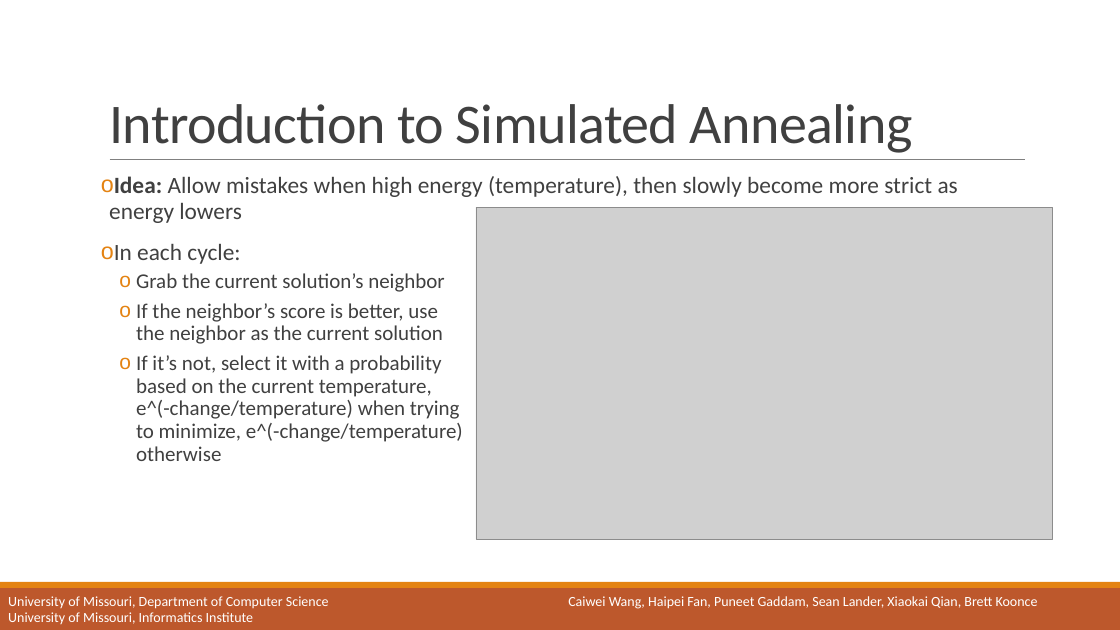
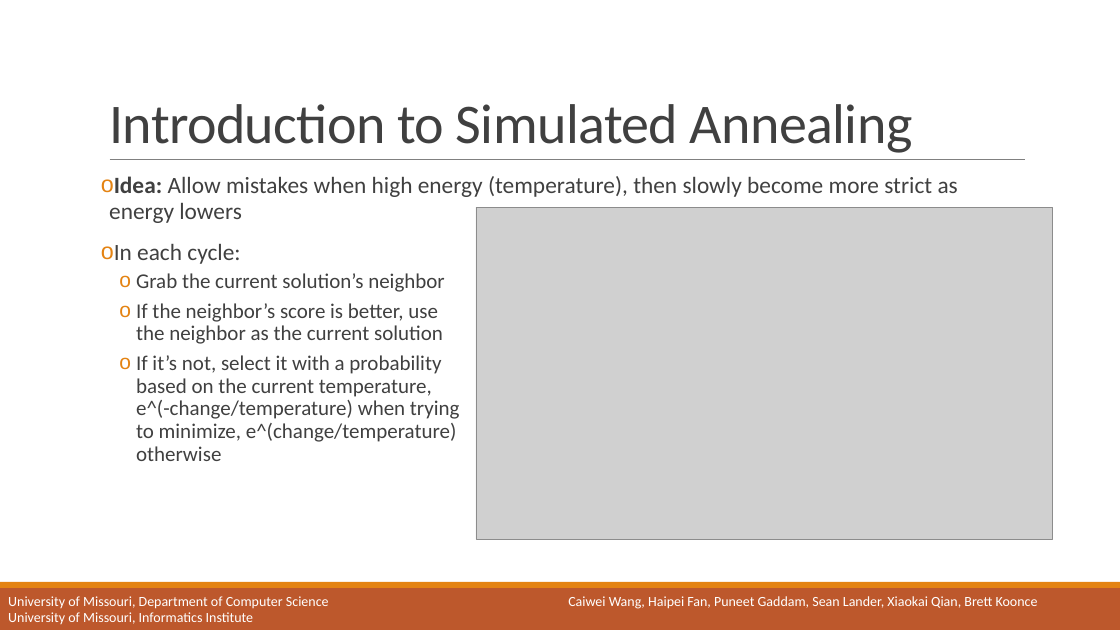
Before and after one commit to MizzouCMMSGroup1/TFPyModeller, a slide deck: slide 9 of doc/TFPyModeller Project Presentation.pptx. Drawn at 1120x630 pixels with LibreOffice and Linux fonts; fonts in the diff are those of the drawing; grey boxes stand for pictures; background and template pictures are left out. Boxes give left, top, right and bottom in pixels: in the first picture for what was removed or moved away, otherwise in the second. Text is boxed around its words. In the diff, an @@ line names an element or a change of style, - is before the commit and + after.

Commit message:
presentation update

```diff
--- a/doc/TFPyModeller Project Presentation.pptx
+++ b/doc/TFPyModeller Project Presentation.pptx
@@ text at bbox=[136, 355, 460, 461]: text changed @@
-  o If it’s not, select it with a probability
-    based on the current temperature,
-    e^(-change/temperature) when trying
-    to minimize, e^(-change/temperature)
-    otherwise
+  o If it’s not, select it with a probability
+    based on the current temperature,
+    e^(-change/temperature) when trying
+    to minimize, e^(change/temperature)
+    otherwise
```
Also in this commit, not shown: 3 slides added.
